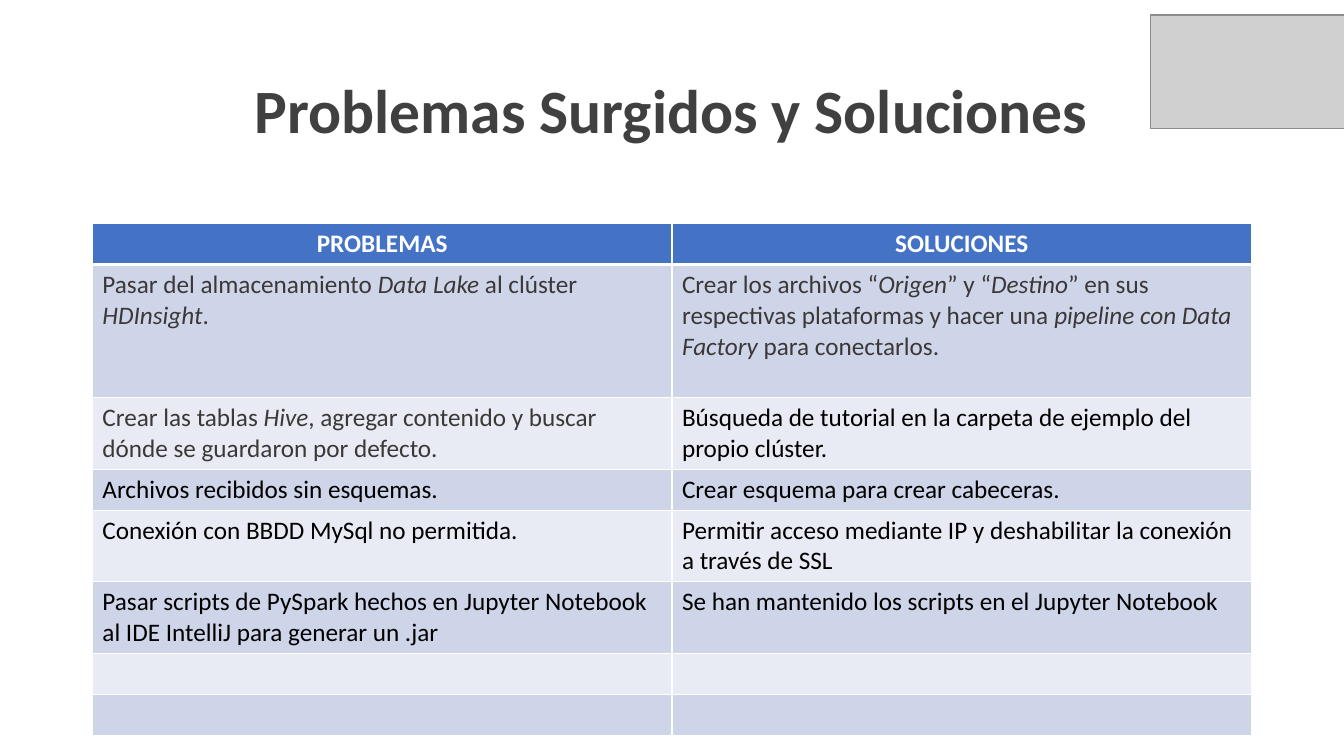
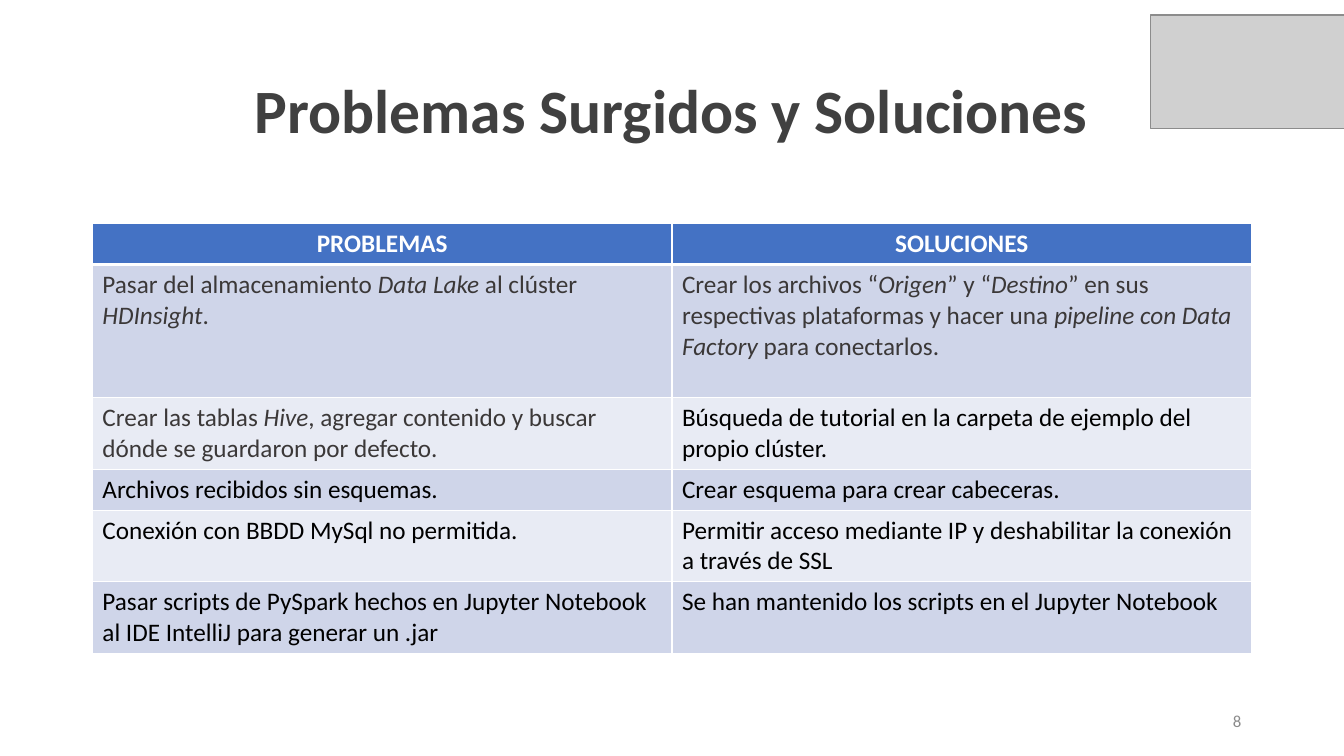
Before and after one commit to luismiguelsenor/Grupo1, a slide deck: slide 8 of Ejercicio.Final.2.pptx. Drawn at 1344x756 pixels with LibreOffice and Linux fonts; fonts in the diff are those of the drawing; grey boxes stand for pictures. Boxes give left, top, right and bottom in pixels: in the first picture for what was removed or moved away, otherwise in the second. Text is boxed around its words. In the diff, an @@ line names an element or a change of style, - is before the commit and + after.

```diff
--- a/Ejercicio.Final.2.pptx
+++ b/Ejercicio.Final.2.pptx
@@ table at [93, 224, 1252, 650] @@
-row 7:  | 
-row 8:  | 
@@ page number added at [1233, 715, 1241, 727], 12 pt, text #8C8C8C @@
+8
```
Also in this commit, not shown: 2 other slides changed.
